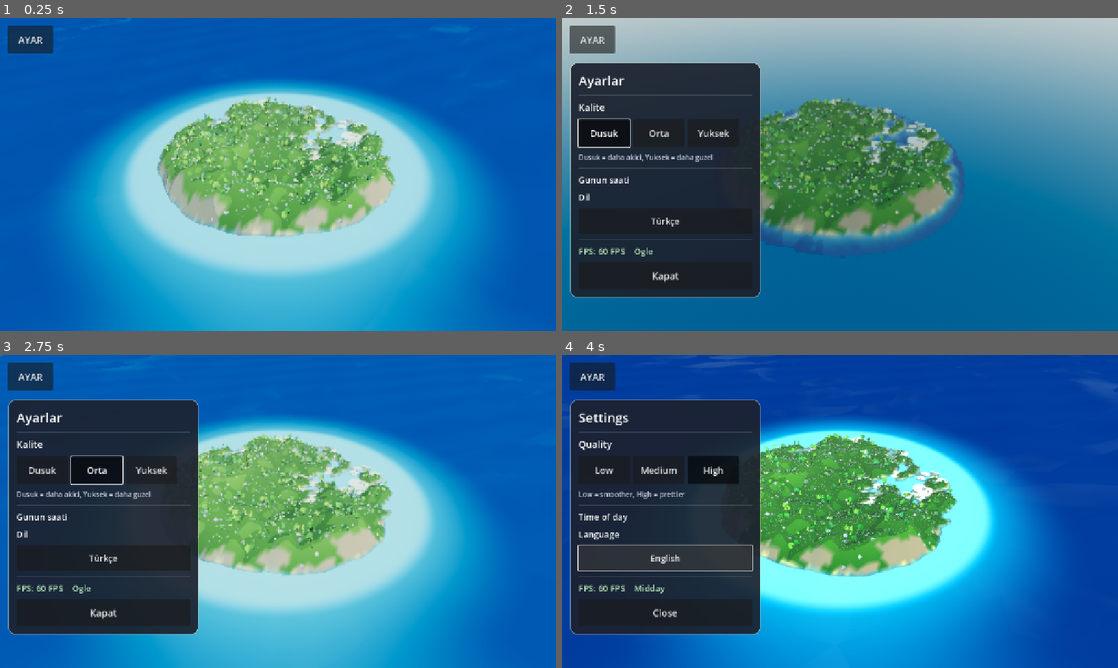
Above: before the commit, frames 1-4 (two rows, left to right).
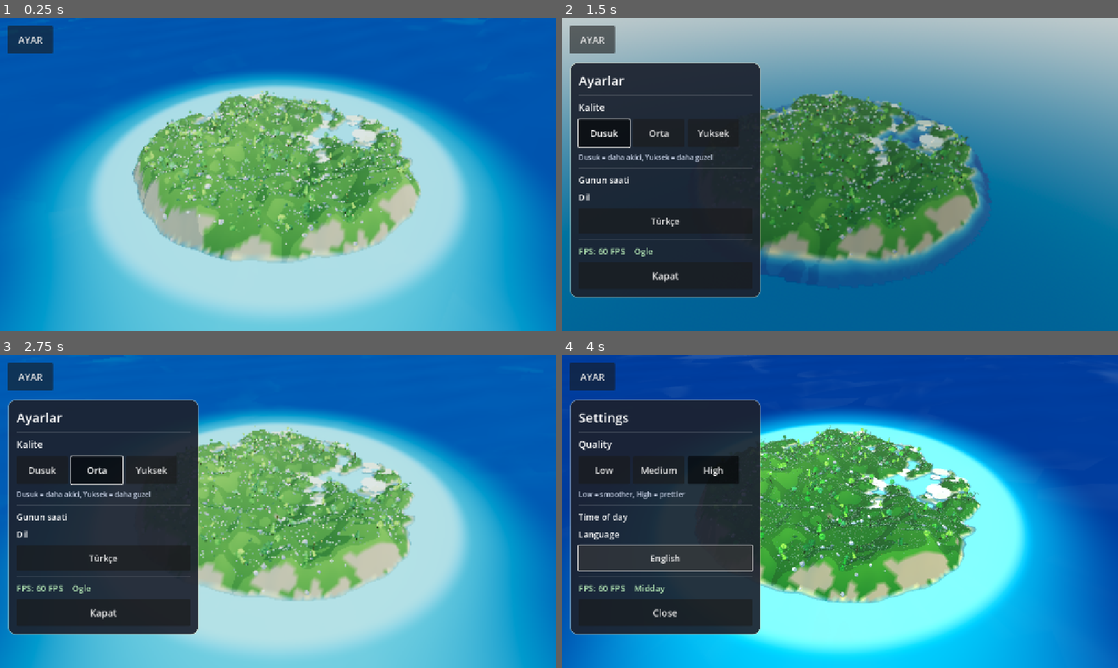
Above: after the commit, the same moments.

Repository: eraslan19j/game
Game: Godot game, scene res://scenes/world/world.tscn
Same seed, same stepped clock (60 frames per second), same inputs: the game is played once before the commit and once after it.
Inputs:
- Up to frame 1 (0.25 s): no input
- Up to frame 2 (1.5 s): click "AYAR" at 0.5 s; click "Dusuk" at 1.25 s
- Up to frame 3 (2.75 s): click "Orta" at 2 s
- Up to frame 4 (4 s): click "Yuksek" at 2.75 s; click "Türkçe" at 3.5 s

The runs differ from the first frame. In frame 1, 61% of the frame differs, in the area x 0-100%, y 0-100%; in frame 2, 13%; in frame 3, 43%; in frame 4, 45%.

Commit message:
Arazi izgarasi 176 hucreye cikarildi, kamera 118/78 (bitkiler daha okunur)
Co-authored-by: arena-agent <297053741+arena-agent@users.noreply.github.com>

Diff:
--- a/scripts/world/terrain.gd
+++ b/scripts/world/terrain.gd
@@ -8,7 +8,7 @@
 ## - Su icin: yukseklikleri kucuk bir dokuya yazip su shader'ina verir
 
 @export var world_size: float = 200.0
-@export var grid_cells: int = 128
+@export var grid_cells: int = 176
 @export var island_radius: float = 72.0
 @export var sea_level: float = 0.0
 @export var base_height: float = 5.5
--- a/scripts/world/world.gd
+++ b/scripts/world/world.gd
@@ -9,8 +9,8 @@
 ##   - Kamerayi yavasca sahnenin etrafinda dondurur (3D oldugu belli olsun diye)
 
 @export var orbit_speed_deg: float = 6.0
-@export var camera_distance: float = 140.0
-@export var camera_height: float = 92.0
+@export var camera_distance: float = 118.0
+@export var camera_height: float = 78.0
 @export var camera_pitch_deg: float = -38.0
 @export var sun_pitch_deg: float = -48.0
 @export var sun_yaw_deg: float = -42.0
